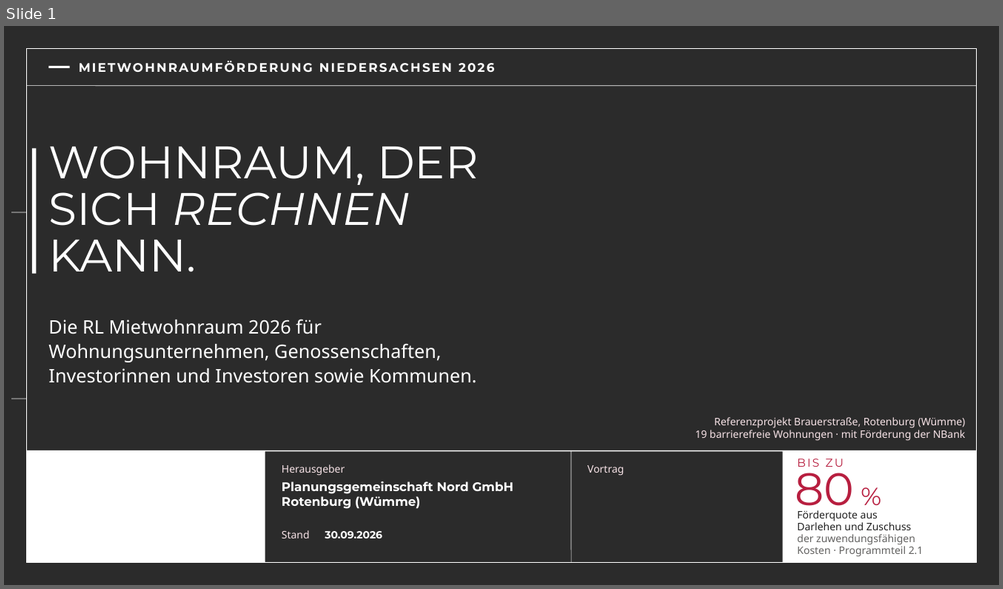
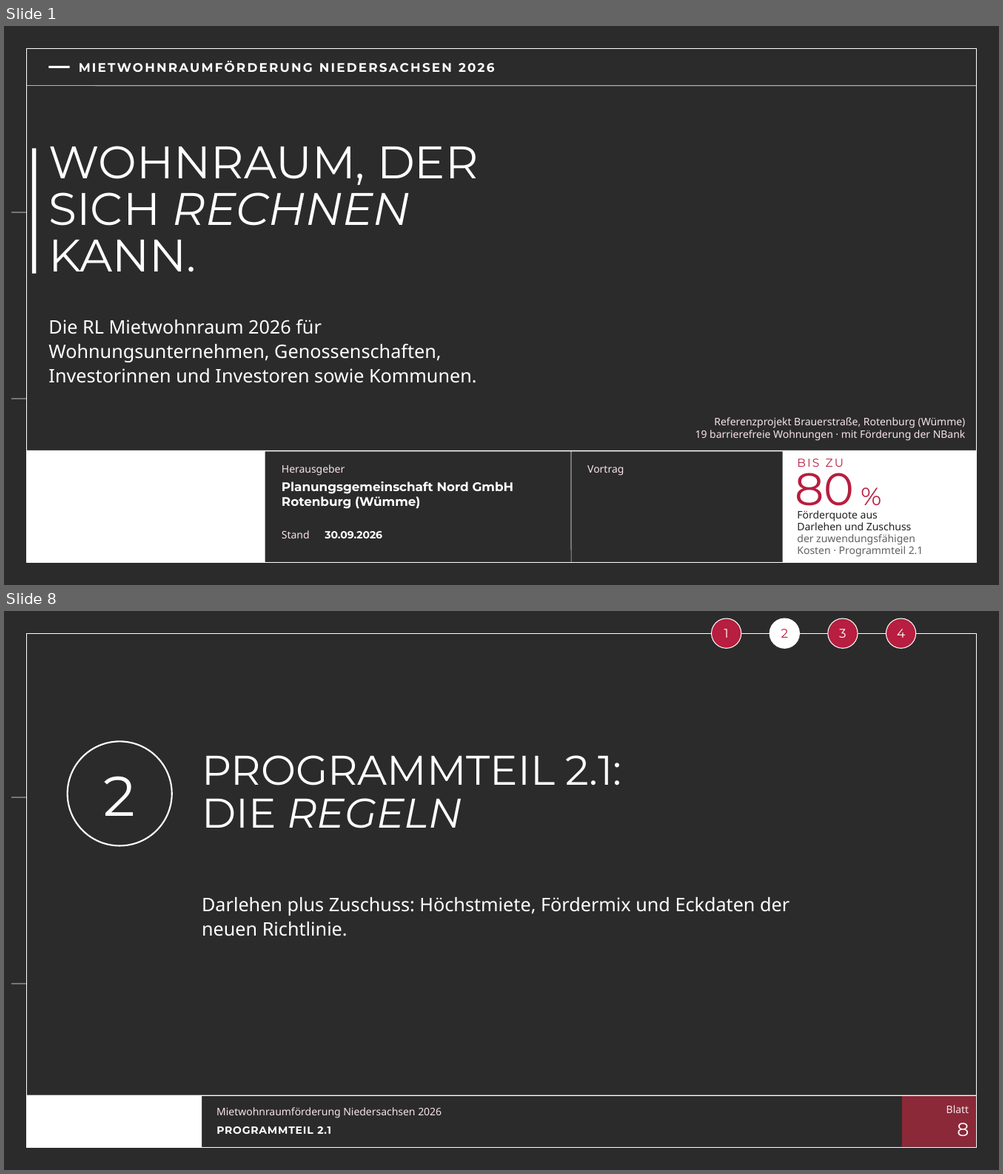
Before and after one commit to vgedaschko/NBank, a slide deck: praesentation/dist/PGN-Mietwohnraumfoerderung-Niedersachsen-2026-Vortrag.pptx. Shown one above the other, each under a label of ours: slide 1 before the commit, slides 1 and 8 after it; the slides between them are not shown. The pictures are 1003x589 and 1003x1174 pixels, drawn with LibreOffice and Linux fonts; fonts in the diff are those of the drawing; background and template pictures are left out; a plain dark background stands for a picture behind light text. Boxes give left, top, right and bottom in pixels: in the first picture for what was removed or moved away, otherwise in the second. Text is boxed around its words. In the diff, an @@ line names an element or a change of style, - is before the commit and + after.

```diff
--- a/praesentation/dist/PGN-Mietwohnraumfoerderung-Niedersachsen-2026-Vortrag.pptx
+++ b/praesentation/dist/PGN-Mietwohnraumfoerderung-Niedersachsen-2026-Vortrag.pptx
@@ slide 8 added at bbox=[4, 611, 999, 1170], background picture (left out); not listed: 3 template elements that a slide beside it also shows @@
@@ ellipse added at bbox=[711, 618, 741, 648], fill #B71E3F, outline #FFFFFF 0.75 pt, 12 pt, text #FFFFFF @@
+1
@@ ellipse added at bbox=[769, 618, 800, 648], fill #FFFFFF, outline #FFFFFF 0.75 pt, 12 pt, text #B71E3F @@
+2
@@ ellipse added at bbox=[828, 618, 857, 648], fill #B71E3F, outline #FFFFFF 0.75 pt, 12 pt, text #FFFFFF @@
+3
@@ ellipse added at bbox=[886, 618, 916, 648], fill #B71E3F, outline #FFFFFF 0.75 pt, 12 pt, text #FFFFFF @@
+4
@@ ellipse added at bbox=[68, 741, 172, 846], outline #FFFFFF 1.5 pt @@
@@ title added at bbox=[202, 755, 622, 829], 40 pt, text #FFFFFF @@
+PROGRAMMTEIL 2.1:
+DIE REGELN
@@ text added at bbox=[104, 776, 136, 816], 54 pt, text #FFFFFF @@
+2
@@ text added at bbox=[202, 897, 789, 937], 18 pt, text #FFFFFF @@
+Darlehen plus Zuschuss: Höchstmiete, Fördermix und Eckdaten der neuen Richtlinie.
@@ line added from (26, 1096) to (976, 1096), #FFFFFF 1 pt @@
@@ rectangle added at bbox=[26, 1096, 202, 1148], fill #FFFFFF @@
@@ rectangle added at bbox=[902, 1096, 976, 1147], fill #8B2939 @@
@@ text added at bbox=[216, 1108, 441, 1119], 10 pt, text #F7E3E7 @@
+Mietwohnraumförderung Niedersachsen 2026
@@ text added at bbox=[946, 1105, 969, 1113], 10 pt, text #F7E3E7 @@
+Blatt
@@ text added at bbox=[216, 1127, 331, 1134], 10 pt, text #FFFFFF, bold @@
+PROGRAMMTEIL 2.1
@@ text added at bbox=[956, 1123, 968, 1136], 18 pt, text #FFFFFF @@
+8
```
Also in this commit, not shown: 25 slides changed, 2 other slides added, 47 other files.
